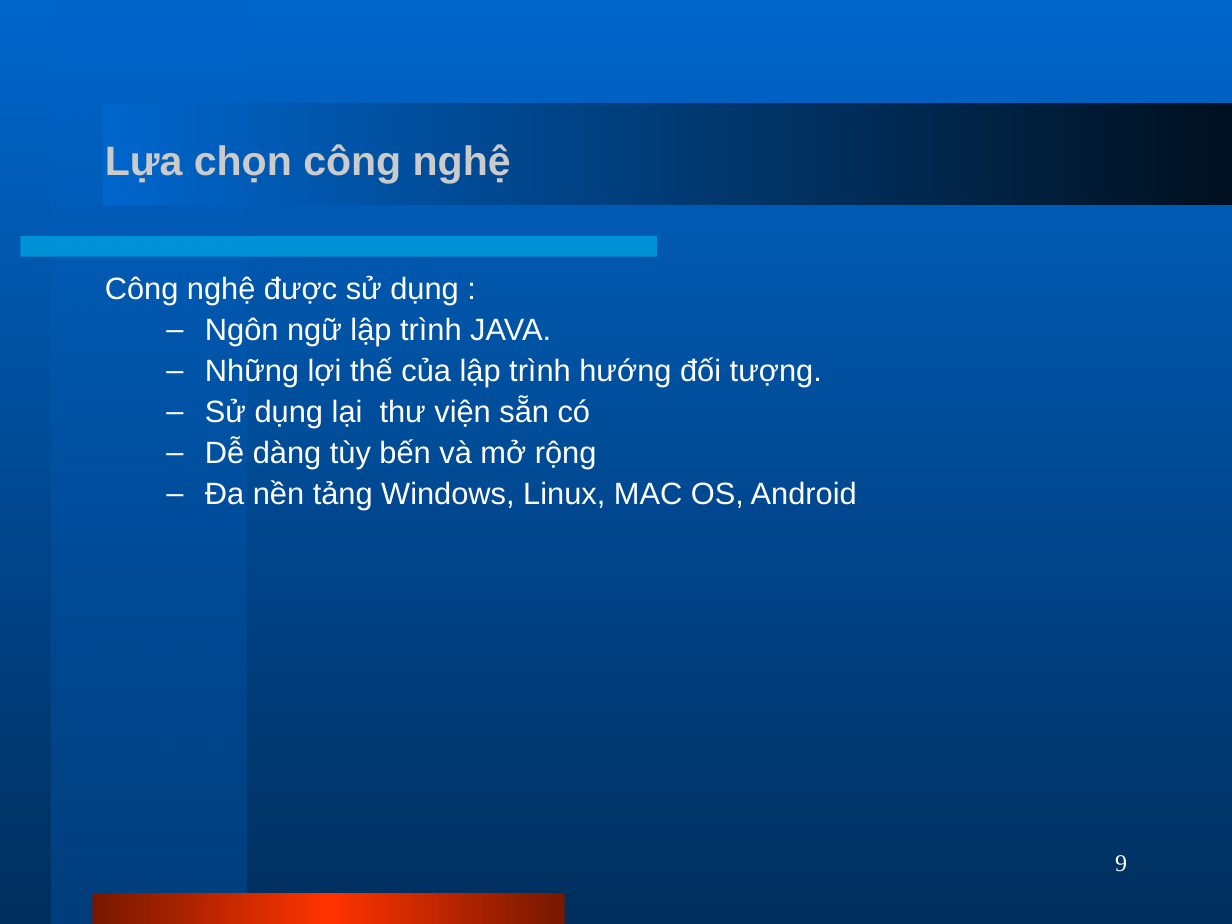
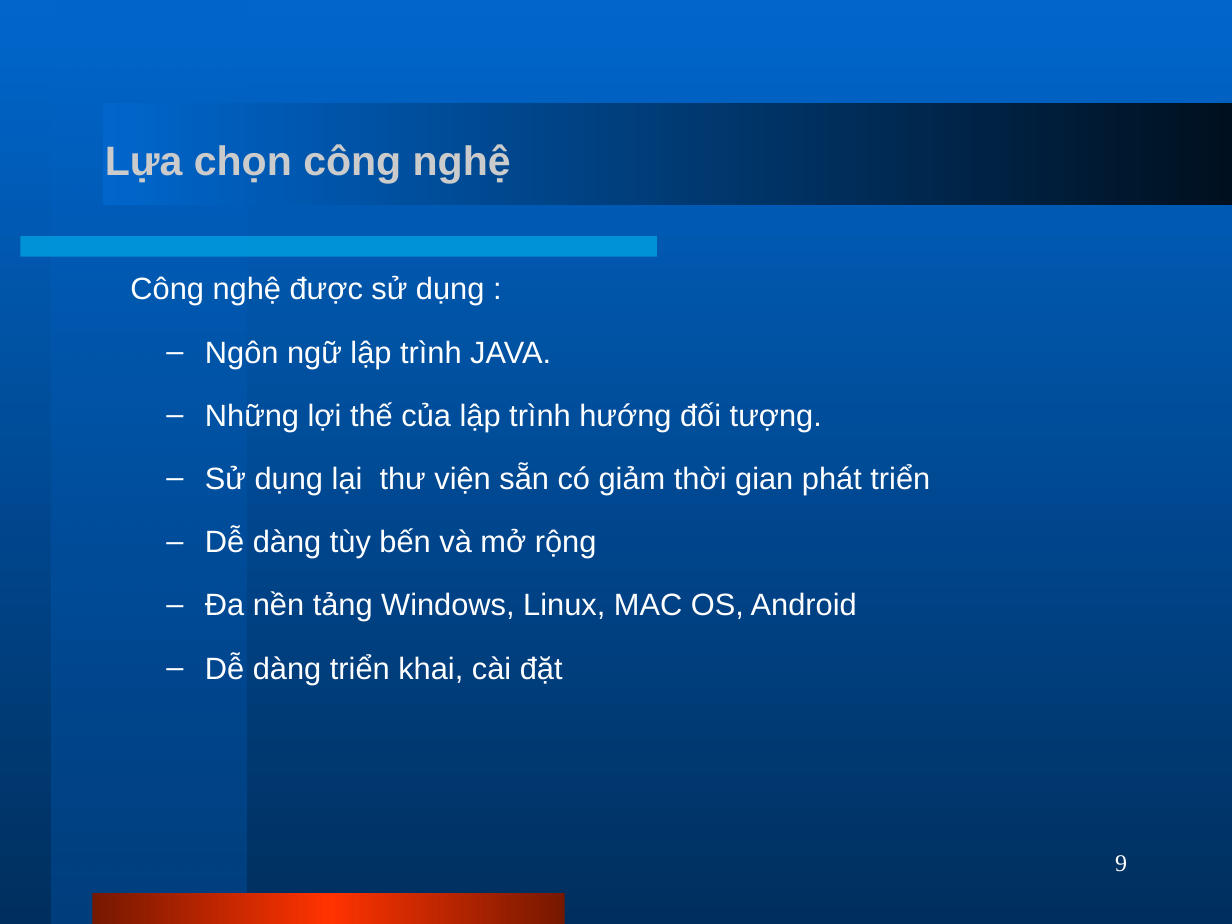
Before and after one commit to phamtuanchip/PHS, a slide deck: slide 9 of Documents/slides.ppt. Drawn at 1232x924 pixels with LibreOffice and Linux fonts; fonts in the diff are those of the drawing. Boxes give left, top, right and bottom in pixels: in the first picture for what was removed or moved away, otherwise in the second. Text is boxed around its words. In the diff, an @@ line names an element or a change of style, - is before the commit and + after.

```diff
--- a/Documents/slides.ppt
+++ b/Documents/slides.ppt
@@ text at [205, 340, 857, 621]: line spacing 0.9 to 1.5 @@
@@ text at [205, 465, 930, 495]: text changed @@
-  – Sử dụng lại thư viện sẵn có
+  – Sử dụng lại thư viện sẵn có giảm thời gian phát triển
@@ text at [205, 654, 563, 684]: paragraph added @@
+  – Dễ dàng triển khai, cài đặt
```
Also in this commit, not shown: 6 other slides changed.
